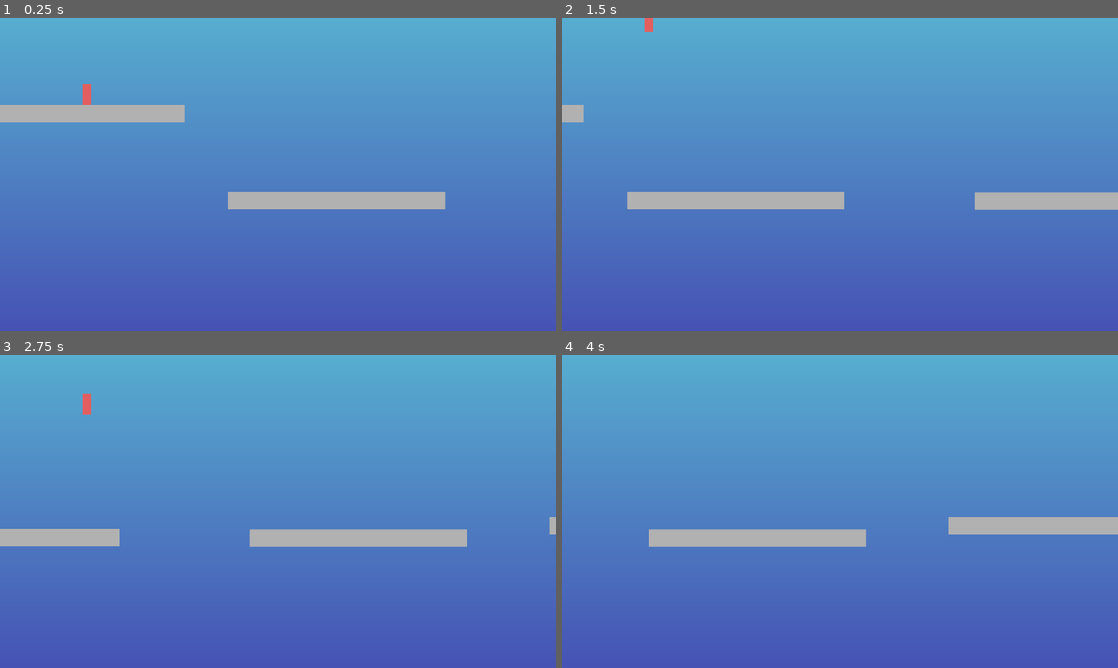
Above: before the commit, frames 1-4 (two rows, left to right).
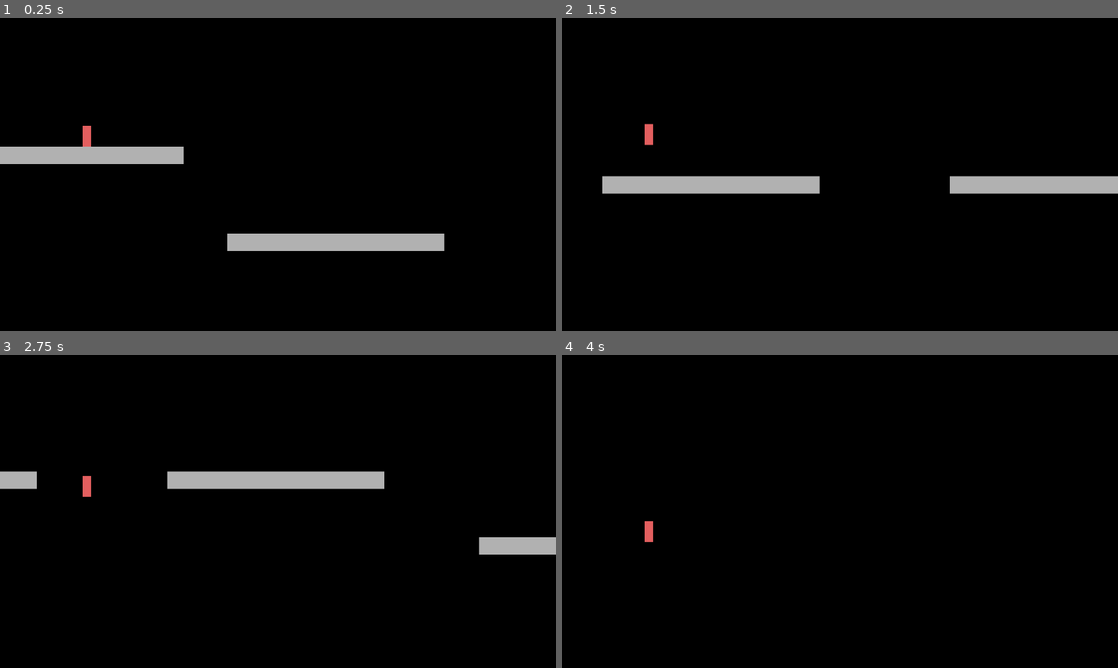
Above: after the commit, the same moments.

Repository: defiant00/math_run
Game: Godot game, scene res://scenes/main.tscn
Same seed, same stepped clock (60 frames per second), same inputs: the game is played once before the commit and once after it.
Inputs:
- Up to frame 1 (0.25 s): no input
- Up to frame 2 (1.5 s): tap Space (jump) at 0.6, 0.77, 1.07, 1.35 s
- Up to frame 3 (2.75 s): tap Space (jump) at 1.52, 1.82, 2.1 s
- Up to frame 4 (4 s): tap Space (jump) at 2.85, 3.02, 3.32, 3.6, 3.77 s

The runs differ from the first frame. In frame 1, 100% of the frame differs, in the area x 0-100%, y 0-100%; in frame 2, 100%; in frame 3, 100%; in frame 4, 100%.

Commit message:
player speedup and better platform generation

Diff:
--- a/project.godot
+++ b/project.godot
@@ -53,4 +53,5 @@
 quality/driver/driver_name="GLES2"
 vram_compression/import_etc=true
 vram_compression/import_etc2=false
+environment/default_clear_color=Color( 0, 0, 0, 1 )
 environment/default_environment="res://default_env.tres"
--- a/scenes/main.tscn
+++ b/scenes/main.tscn
@@ -1,28 +1,15 @@
-[gd_scene load_steps=5 format=2]
+[gd_scene load_steps=3 format=2]
 
 [ext_resource path="res://scripts/main.gd" type="Script" id=1]
 [ext_resource path="res://scenes/player.tscn" type="PackedScene" id=2]
 
-[sub_resource type="Gradient" id=1]
-colors = PoolColorArray( 0.373326, 0.859427, 0.871094, 1, 0.255488, 0.208418, 0.671875, 1 )
-
-[sub_resource type="GradientTexture" id=2]
-gradient = SubResource( 1 )
-
 [node name="Node2D" type="Node2D"]
 script = ExtResource( 1 )
 
-[node name="bg gradient" type="TextureRect" parent="."]
-margin_left = 1367.78
-margin_top = -351.886
-margin_right = 2668.78
-margin_bottom = 1138.11
-rect_rotation = 90.0
-texture = SubResource( 2 )
-expand = true
-__meta__ = {
-"_edit_use_anchors_": false
-}
-
 [node name="Player" parent="." instance=ExtResource( 2 )]
 position = Vector2( 200, 150 )
+
+[node name="Camera2D" type="Camera2D" parent="Player"]
+position = Vector2( 440, 100 )
+current = true
+smoothing_enabled = true
--- a/scenes/platforms/p0.tscn
+++ b/scenes/platforms/p0.tscn
@@ -1,9 +1,12 @@
-[gd_scene load_steps=2 format=2]
+[gd_scene load_steps=3 format=2]
+
+[ext_resource path="res://scripts/platform.gd" type="Script" id=1]
 
 [sub_resource type="RectangleShape2D" id=1]
 extents = Vector2( 250, 20 )
 
 [node name="StaticBody2D" type="StaticBody2D"]
+script = ExtResource( 1 )
 
 [node name="ColorRect" type="ColorRect" parent="."]
 margin_right = 500.0
--- a/scripts/main.gd
+++ b/scripts/main.gd
@@ -2,13 +2,12 @@
 
 const NUM_PLATFORMS = 1
 var platforms = []
-var latestHeight = 400
+var nextHeight = 400
 var spawnCounter = 100
-
-onready var scroll_script = load("res://scripts/scroll_left.gd")
 
 # Called when the node enters the scene tree for the first time.
 func _ready():
+	randomize()
 	for i in range(NUM_PLATFORMS):
 		platforms.append(load("res://scenes/platforms/p%s.tscn" % i))
 	add_platform(0, 0, 200)
@@ -17,15 +16,23 @@
 func add_platform(index, x, y):
 	var p = platforms[index].instance()
 	p.position = Vector2(x, y)
-	p.script = scroll_script
 	add_child(p)
+	return p.width
 
 func next_height():
-	latestHeight += (randi() % 100) - 50
-	return latestHeight
+	nextHeight += (randi() % 500) - 100
 
 func _process(delta):
+	Status.playerSpeed += delta * 50
+	Status.playerSpeed = min(Status.playerSpeed, Status.MAX_PLAYER_SPEED)
+
 	spawnCounter -= Status.playerSpeed * delta
 	if spawnCounter < 0:
-		add_platform(randi() % NUM_PLATFORMS, 1300 + spawnCounter, next_height())
-		spawnCounter += 550 + ((randi() % 20) * 10)
+		var width = add_platform(randi() % NUM_PLATFORMS, 1300 + spawnCounter, nextHeight)
+
+		var cur = nextHeight
+		next_height()
+		var heightChange = nextHeight - cur
+
+		var gap = max((randi() % int(Status.playerSpeed * 0.8 + heightChange) + 20), heightChange)
+		spawnCounter += width + gap
--- a/scripts/scroll_left.gd
+++ b/scripts/platform.gd
@@ -1,4 +1,6 @@
 extends Node2D
+
+export var width = 500
 
 func _process(delta):
 	position.x -= Status.playerSpeed * delta
--- a/scripts/player.gd
+++ b/scripts/player.gd
@@ -1,7 +1,8 @@
 extends KinematicBody2D
 
+const MIN_JUMP = 250
 const JUMP = 1000
-const GRAVITY = 1800
+const GRAVITY = 2000
 const MAX_FALL_SPEED = 800
 const SNAP_VECTOR = Vector2(0, 8)
 
@@ -12,6 +13,8 @@
 	if Input.is_action_just_pressed("jump") and snap:
 		velocity.y = -JUMP
 		snap = false
+	if Input.is_action_just_released("jump"):
+		velocity.y = max(velocity.y, -MIN_JUMP)
 
 	velocity.y = min(velocity.y + (GRAVITY * delta), MAX_FALL_SPEED)
 
--- a/scripts/status.gd
+++ b/scripts/status.gd
@@ -1,3 +1,5 @@
 extends Node
 
+const MAX_PLAYER_SPEED = 2000
+
 var playerSpeed = 300
